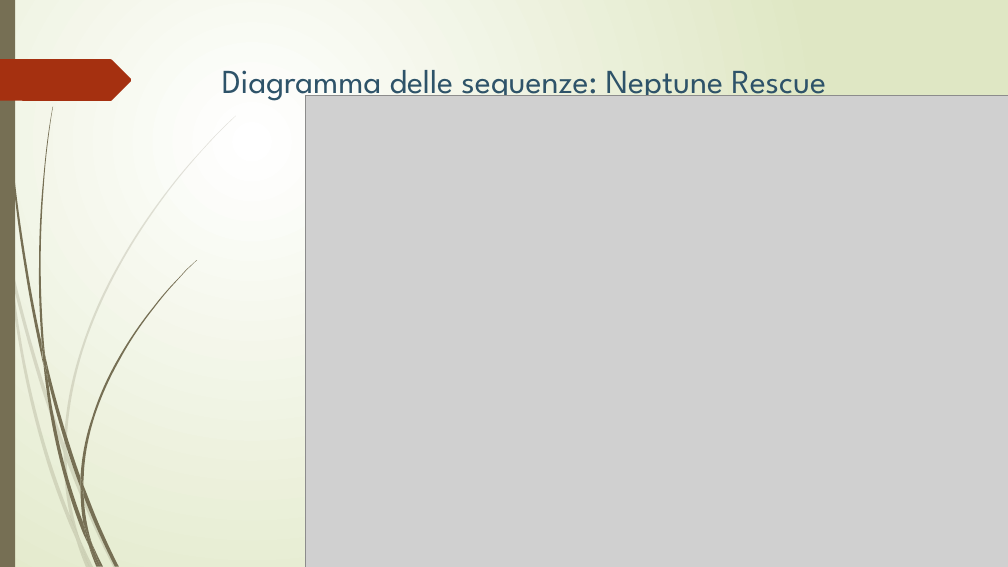
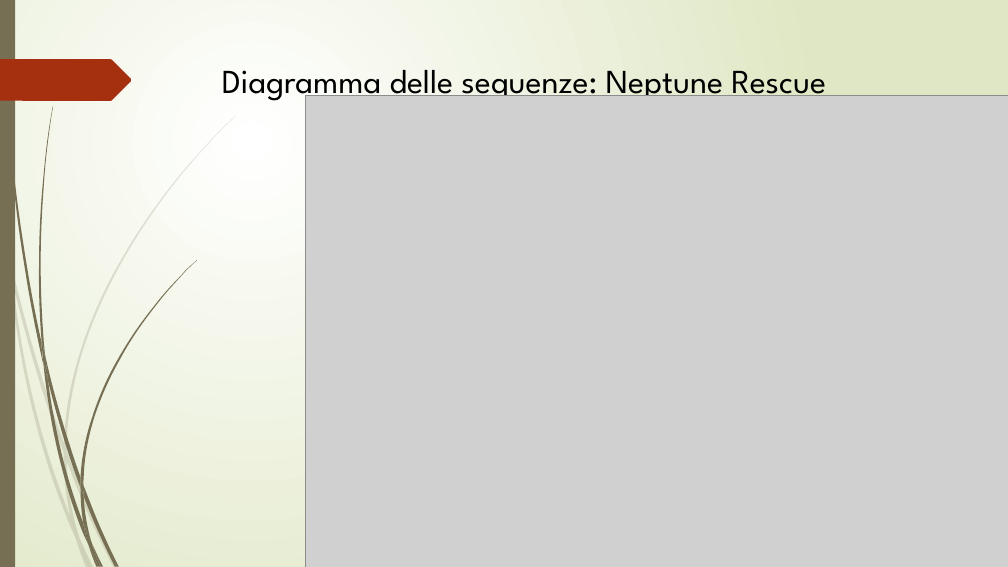
Before and after one commit to lpleo/Ingegneria_Software_2014, a slide deck: slide 63 of Slide/slide_FINALI.pptx. Drawn at 1008x567 pixels with LibreOffice and Linux fonts; fonts in the diff are those of the drawing; grey boxes stand for pictures. Boxes give left, top, right and bottom in pixels: in the first picture for what was removed or moved away, otherwise in the second. Text is boxed around its words. In the diff, an @@ line names an element or a change of style, - is before the commit and + after.

```diff
--- a/Slide/slide_FINALI.pptx
+++ b/Slide/slide_FINALI.pptx
@@ title "Diagramma delle sequenze: Neptune Rescue" at (222, 70, 826, 104): text colour #2E5369 to #000000 @@
```
Also in this commit, not shown: 6 other slides changed, 1 slide added, 1 other file.
